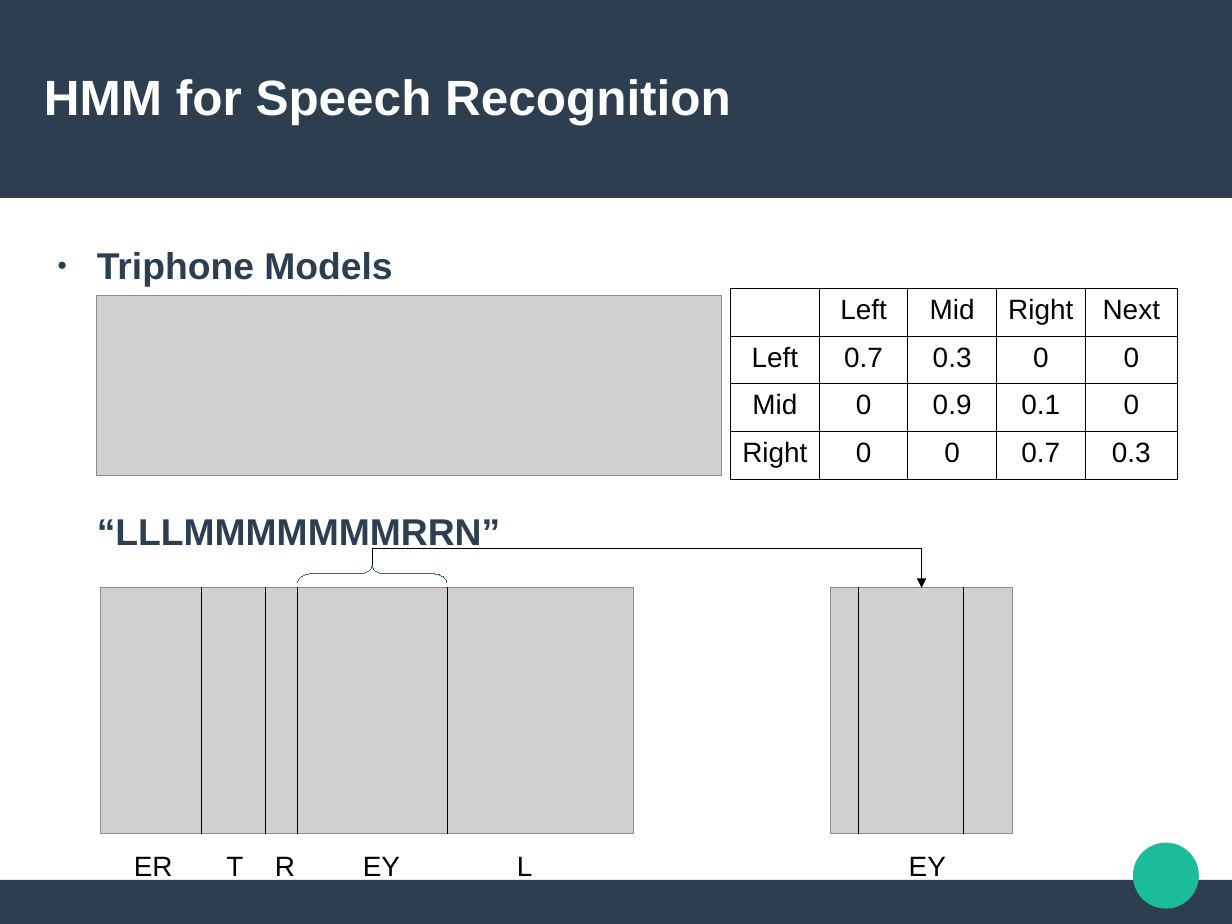
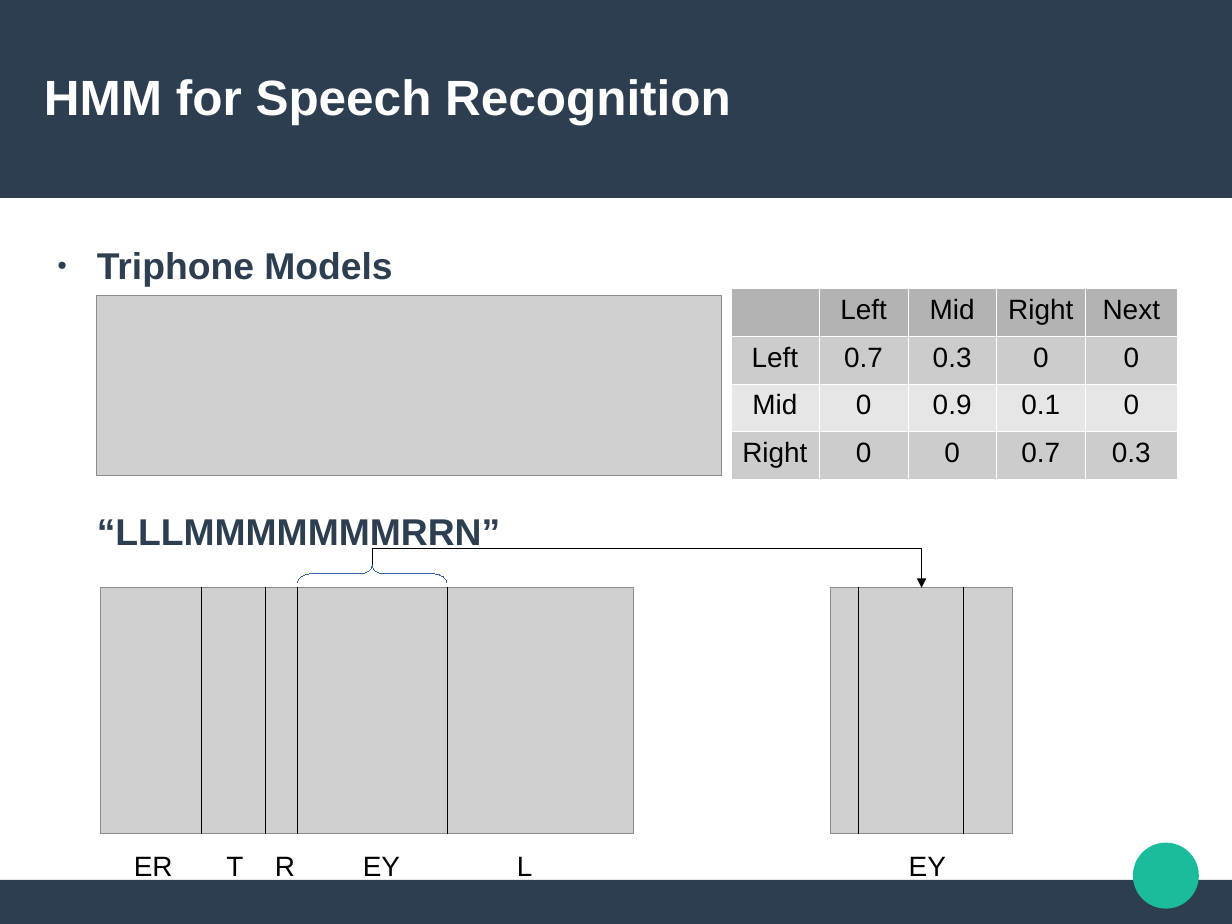
Before and after one commit to Sleepwalking/hmm-workshop, a slide deck: slide 18 of slides.odp. Drawn at 1232x924 pixels with LibreOffice and Linux fonts; fonts in the diff are those of the drawing; grey boxes stand for pictures. Boxes give left, top, right and bottom in pixels: in the first picture for what was removed or moved away, otherwise in the second. Text is boxed around its words. In the diff, an @@ line names an element or a change of style, - is before the commit and + after.

```diff
--- a/slides.odp
+++ b/slides.odp
@@ table at (731, 288, 1177, 478) @@
@@ fill none to #B3B3B3 in 4 cells @@
@@ fill none to #CCCCCC in 10 cells @@
@@ fill none to #E6E6E6 in row 3 @@
@@ borders changed @@
```
Also in this commit, not shown: 2 slides added, 1 other file.
